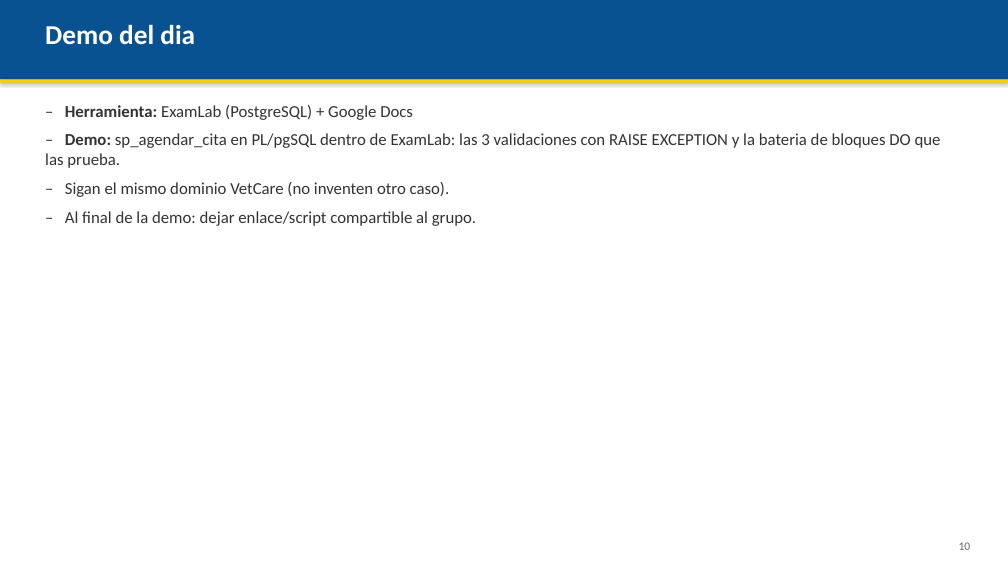
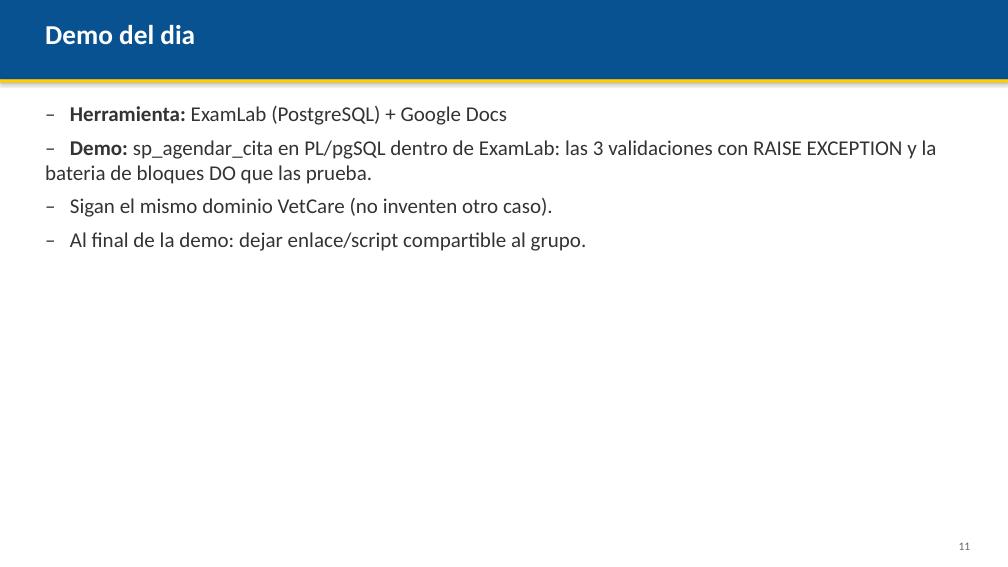
Before and after one commit to AndresDFX/UNIAJ, a slide deck: slide 11 of Bases de Datos II/Clases/Clase 3 - Procedimientos almacenados/Presentacion.pptx (slide 10 before the commit). Drawn at 1008x567 pixels with LibreOffice and Linux fonts; fonts in the diff are those of the drawing. Boxes give left, top, right and bottom in pixels: in the first picture for what was removed or moved away, otherwise in the second. Text is boxed around its words. In the diff, an @@ line names an element or a change of style, - is before the commit and + after.

```diff
--- a/Bases de Datos II/Clases/Clase 3 - Procedimientos almacenados/Presentacion.pptx
+++ b/Bases de Datos II/Clases/Clase 3 - Procedimientos almacenados/Presentacion.pptx
@@ text "– Herramienta: ExamLab (PostgreSQL) + ..." at box(45, 106, 937, 251): size 16 to 20 pt @@
@@ text at box(959, 542, 971, 550): text changed @@
-10
+11
```
Also in this commit, not shown: 13 other slides changed, 1 slide added, 4 other files.
